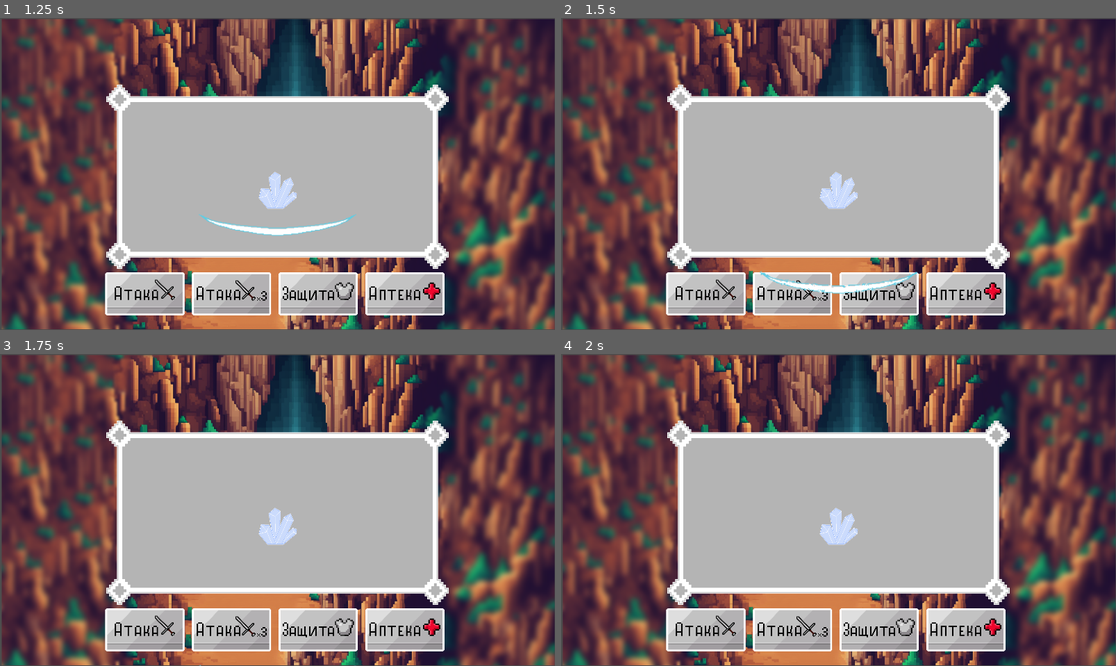
Above: before the commit, frames 1-4 (two rows, left to right).
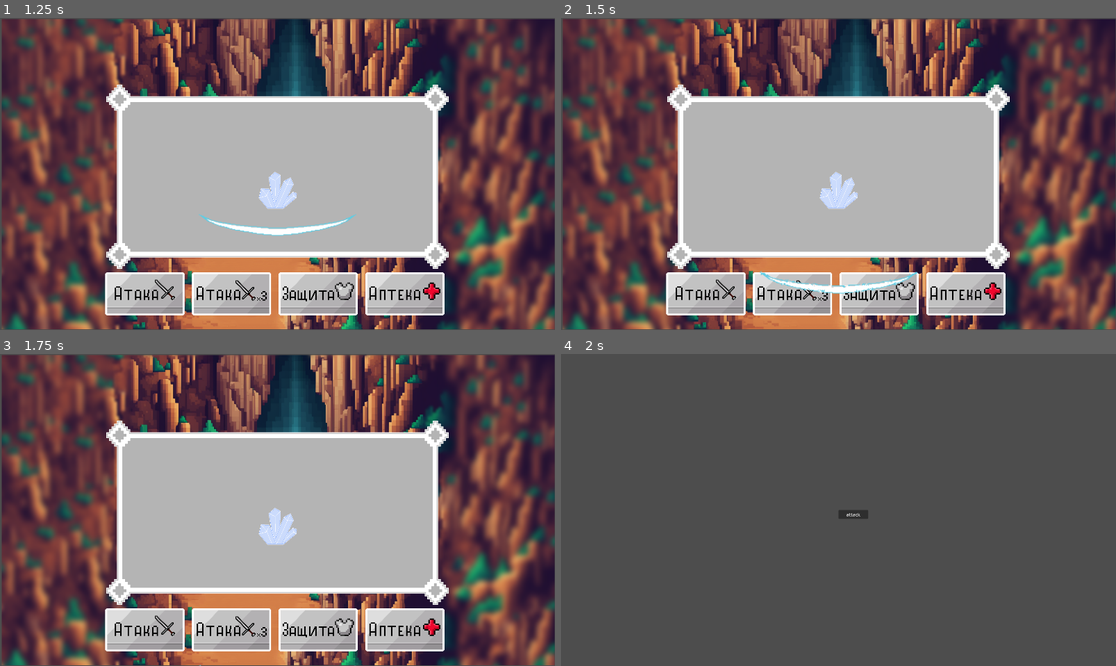
Above: after the commit, the same moments.

Repository: zelcamn/TheGame
Game: Godot game, scene res://gameFiles/battle_scenes/test_1.tscn
The game is run twice, just before and just after one commit, with the same random seed, the same clock (stepped at 60 frames per second) and the same inputs. This scene is started directly instead of the project's main scene.
Inputs (mouse positions are in pixels of both pictures, inside the frame that each line leads up to):
- Up to frame 1 (1.25 s): click (144, 292) at 0.5 s
- Up to frame 2 (1.5 s): click (966, 292) at 1.27 s
- Up to frame 3 (1.75 s): no input
- Up to frame 4 (2 s): no input

Frames 1-3 are identical in both runs. In frame 4, 95% of the frame differs, in the area x 0-100%, y 0-100%.

Commit message:
#29 Добавить смену ходов

Diff:
--- a/TEST1.gd
+++ b/TEST1.gd
@@ -5,27 +5,28 @@
 # Called when the node enters the scene tree for the first time.
 var block = 0
 
+var dead : bool
+
 func _ready():
+	EventBus.connect("enemy_is_dead", dead_sign)
 	var enemy = enemy.instantiate()
 	#enemy.scale = Vector2(10,10)
 	enemy.global_position = Vector2(960,600)
 	add_child(enemy) # Replace with function body.
 
-
 # Called every frame. 'delta' is the elapsed time since the previous frame.
 func _process(delta):
-	pass
+	if dead:
+		get_tree().change_scene_to_file("res://gameFiles/scenes/dev_scene.tscn")
+		dead = false
 
 
 func _on_attack_x1_pressed():
 	if block == 0:
 		var attack = attack.instantiate()
 		attack.line = [[Vector2(960,200),90,Vector2(0,1)]]
-		#attack.scale = Vector2(2,2)
 		add_child(attack)
-		#$"Attack x1".release_focus()
-		$"Attack x1".disabled = true
-		$"Attack x3".disabled = true
+		block_buttons(true)
 		EventBus.emit_signal("attack_is_pressed")
 		block = 1 # Replace with function body.
 
@@ -38,10 +39,22 @@
 		#attack.scale = Vector2(2,2)
 		add_child(attack)
 		#$"Attack x1".release_focus()
-		$"Attack x1".disabled = true
-		$"Attack x3".disabled = true
+		block_buttons(true)
 		EventBus.emit_signal("attack_is_pressed")
 		block = 1  # Replace with function body.
 
+func _on_defense_pressed():
+	block_buttons(true) # Replace with function body.
 
+func _on_heal_pressed():
+	block_buttons(true) # Replace with function body.
+
+func block_buttons(set_:bool):
+	$"Attack x1".disabled = set_
+	$"Attack x3".disabled = set_
+	$defense.disabled = set_
+	$heal.disabled = set_
  # Replace with function body.
+
+func dead_sign():
+	dead = true
--- /dev/null
+++ b/gameFiles/battle_scenes/battle_buttons/buttle_buttons.tres
@@ -0,0 +1,3 @@
+[gd_resource type="ButtonGroup" format=3 uid="uid://c6u25hjuqol7v"]
+
+[resource]
--- a/gameFiles/battle_scenes/battle_scripts/attack_component.gd
+++ b/gameFiles/battle_scenes/battle_scripts/attack_component.gd
@@ -2,7 +2,6 @@
 
 #цепляется к сцене моба
 class_name attack_component
-
 
 
 #var attack_damage = GlobalInfo.playerBaseDamage #временно установлен базовый урон
@@ -15,4 +14,6 @@
 	#print(health)
 	if health <= 0:
 		get_parent().queue_free() #удаление сцены с экрана (скорее всего придётся заменить)
+		EventBus.emit_signal("enemy_is_dead")
+
 	return health
--- a/gameFiles/battle_scenes/battle_scripts/core_attack_patern.gd
+++ b/gameFiles/battle_scenes/battle_scripts/core_attack_patern.gd
@@ -10,18 +10,34 @@
 var attack_count = 0
 
 var newAttack :bool
+var attackFinished : bool
 
 func _ready():
 	EventBus.connect("attack_is_pressed", attack_sign)
+	EventBus.connect("attack_is_finished", finish_sign)
 
 func _process(delta):
 	if newAttack and attack_count <= line.size()-1:
 		create_slash_line(line[attack_count][0],line[attack_count][1],line[attack_count][2])
 		newAttack = false
 		attack_count += 1
+	if attack_count > line.size()-1 and newAttack:
+		print("end")
+		newAttack = false
+		attackFinished = true
+	if_finished()
+
+
+func if_finished():
+	if attackFinished:
+		get_tree().change_scene_to_file("res://temp_enemy_attack.tscn")
+		attackFinished = false
 
 func attack_sign():
 	newAttack = true
+
+func finish_sign():
+	attackFinished = false
 
 func create_slash_line(pos,rot,dir):
 
--- a/gameFiles/battle_scenes/battle_scripts/heart.gd
+++ b/gameFiles/battle_scenes/battle_scripts/heart.gd
@@ -11,8 +11,15 @@
 
 #подгрузка начальных хп
 func _ready():
+	if !GlobalInfo.current_mob_health:
+		GlobalInfo.current_mob_health = GlobalInfo.slimeHealth
+	else:
+		GlobalInfo.current_mob_health = 5
+	#GlobalInfo.current_mob_health = GlobalInfo.slimeHealth
 	health.maxHealth = GlobalInfo.slimeHealth
-	health.health = GlobalInfo.slimeHealth
+	#health.health = GlobalInfo.slimeHealth
+	health.health = GlobalInfo.current_mob_health
+	#print(GlobalInfo.current_mob_health)
 
 #функция для всех врагов чтобы наносить урон
 func hit():
--- /dev/null
+++ b/gameFiles/battle_scenes/battle_scripts/temp_enemy_attack.gd
@@ -0,0 +1,24 @@
+extends Node2D
+
+var attackFinished : bool
+# Called when the node enters the scene tree for the first time.
+func _ready():
+	$Button.set_position(Vector2(960,540))
+	EventBus.connect("attack_is_finished", finish_sign) # Replace with function body.
+
+
+# Called every frame. 'delta' is the elapsed time since the previous frame.
+func _process(delta):
+	if_finished()
+
+
+func _on_button_pressed():
+	attackFinished = true # Replace with function body.
+
+func finish_sign():
+	attackFinished = false
+
+func if_finished():
+	if attackFinished:
+		get_tree().change_scene_to_file("res://gameFiles/battle_scenes/test_1.tscn")
+		attackFinished = false
--- a/gameFiles/battle_scenes/test_1.tscn
+++ b/gameFiles/battle_scenes/test_1.tscn
@@ -1,9 +1,10 @@
-[gd_scene load_steps=12 format=3 uid="uid://taryb7hgjwyc"]
+[gd_scene load_steps=13 format=3 uid="uid://taryb7hgjwyc"]
 
 [ext_resource type="Script" path="res://TEST1.gd" id="1_tbu3q"]
 [ext_resource type="Texture2D" uid="uid://bb6vhnitigd4l" path="res://res/sprites/battle/фон.png" id="2_etyf1"]
 [ext_resource type="Texture2D" uid="uid://dmqy14yuorje2" path="res://res/sprites/battle/Окно боя 1.1.png" id="3_l70lc"]
 [ext_resource type="Texture2D" uid="uid://dagqbppf8if4e" path="res://res/sprites/battle/1.1.png" id="4_1tti0"]
+[ext_resource type="ButtonGroup" uid="uid://c6u25hjuqol7v" path="res://gameFiles/battle_scenes/battle_buttons/buttle_buttons.tres" id="4_sgee6"]
 [ext_resource type="Texture2D" uid="uid://c1bqwgx0bg8ea" path="res://res/sprites/battle/1.2.png" id="5_mwuds"]
 [ext_resource type="Texture2D" uid="uid://diaieaa2ib5xx" path="res://res/sprites/battle/2.1.png" id="6_npnfp"]
 [ext_resource type="Texture2D" uid="uid://cm4c526libdkb" path="res://res/sprites/battle/2.2.png" id="7_7eokd"]
@@ -25,13 +26,27 @@
 scale = Vector2(0.578613, 0.622864)
 texture = ExtResource("3_l70lc")
 
-[node name="Attack x1" type="TextureButton" parent="."]
-offset_left = 350.0
+[node name="defense" type="TextureButton" parent="."]
+offset_left = 950.0
 offset_top = 880.0
-offset_right = 650.0
+offset_right = 1250.0
 offset_bottom = 1030.0
-texture_normal = ExtResource("4_1tti0")
-texture_pressed = ExtResource("5_mwuds")
+toggle_mode = true
+button_group = ExtResource("4_sgee6")
+texture_normal = ExtResource("8_mrigc")
+texture_pressed = ExtResource("9_c6q2w")
+ignore_texture_size = true
+stretch_mode = 5
+
+[node name="heal" type="TextureButton" parent="."]
+offset_left = 1250.0
+offset_top = 880.0
+offset_right = 1550.0
+offset_bottom = 1030.0
+toggle_mode = true
+button_group = ExtResource("4_sgee6")
+texture_normal = ExtResource("8_c5w06")
+texture_pressed = ExtResource("9_cx1v7")
 ignore_texture_size = true
 stretch_mode = 5
 
@@ -40,30 +55,26 @@
 offset_top = 880.0
 offset_right = 950.0
 offset_bottom = 1030.0
+toggle_mode = true
+button_group = ExtResource("4_sgee6")
 texture_normal = ExtResource("6_npnfp")
 texture_pressed = ExtResource("7_7eokd")
 ignore_texture_size = true
 stretch_mode = 5
 
-[node name="heal" type="TextureButton" parent="."]
-offset_left = 1250.0
+[node name="Attack x1" type="TextureButton" parent="."]
+offset_left = 350.0
 offset_top = 880.0
-offset_right = 1550.0
+offset_right = 650.0
 offset_bottom = 1030.0
-texture_normal = ExtResource("8_c5w06")
-texture_pressed = ExtResource("9_cx1v7")
+toggle_mode = true
+button_group = ExtResource("4_sgee6")
+texture_normal = ExtResource("4_1tti0")
+texture_pressed = ExtResource("5_mwuds")
 ignore_texture_size = true
 stretch_mode = 5
 
-[node name="defense" type="TextureButton" parent="."]
-offset_left = 950.0
-offset_top = 880.0
-offset_right = 1250.0
-offset_bottom = 1030.0
-texture_normal = ExtResource("8_mrigc")
-texture_pressed = ExtResource("9_c6q2w")
-ignore_texture_size = true
-stretch_mode = 5
-
+[connection signal="pressed" from="defense" to="." method="_on_defense_pressed"]
+[connection signal="pressed" from="heal" to="." method="_on_heal_pressed"]
+[connection signal="pressed" from="Attack x3" to="." method="_on_attack_x_3_pressed"]
 [connection signal="pressed" from="Attack x1" to="." method="_on_attack_x1_pressed"]
-[connection signal="pressed" from="Attack x3" to="." method="_on_attack_x_3_pressed"]
--- a/gameFiles/globals/event_bus.gd
+++ b/gameFiles/globals/event_bus.gd
@@ -9,3 +9,6 @@
 signal item_unequip(res: Resource)
 
 signal attack_is_pressed()
+signal attack_is_finished()
+
+signal enemy_is_dead()
--- a/gameFiles/globals/global_info.gd
+++ b/gameFiles/globals/global_info.gd
@@ -1,11 +1,12 @@
 extends Node
 
-var playerSpeed = 100
+var playerSpeed = 300
 var playerHealth = 100
 var playerBaseDamage = 5
 
 #параметры мобов
 var slimeHealth = 20
+@export var current_mob_health : int
 
 #вспомогательные
 var attack_is_pressed = 0
--- /dev/null
+++ b/temp_enemy_attack.tscn
@@ -0,0 +1,14 @@
+[gd_scene load_steps=2 format=3 uid="uid://dmj4vin4lynix"]
+
+[ext_resource type="Script" path="res://gameFiles/battle_scenes/battle_scripts/temp_enemy_attack.gd" id="1_68e13"]
+
+[node name="temp_enemy_attack" type="Node2D"]
+script = ExtResource("1_68e13")
+
+[node name="Button" type="Button" parent="."]
+offset_right = 103.0
+offset_bottom = 28.0
+text = "attack
+"
+
+[connection signal="pressed" from="Button" to="." method="_on_button_pressed"]
